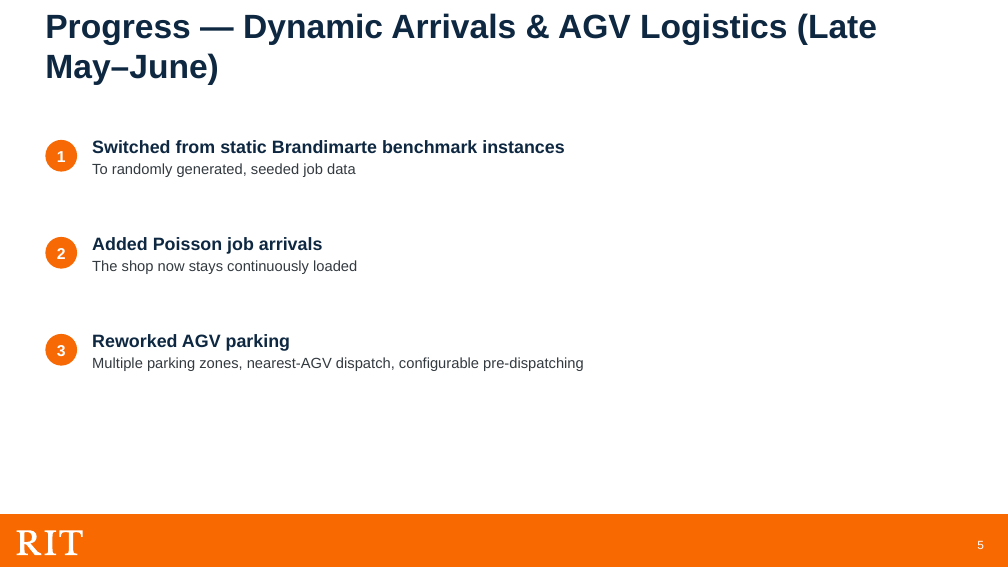
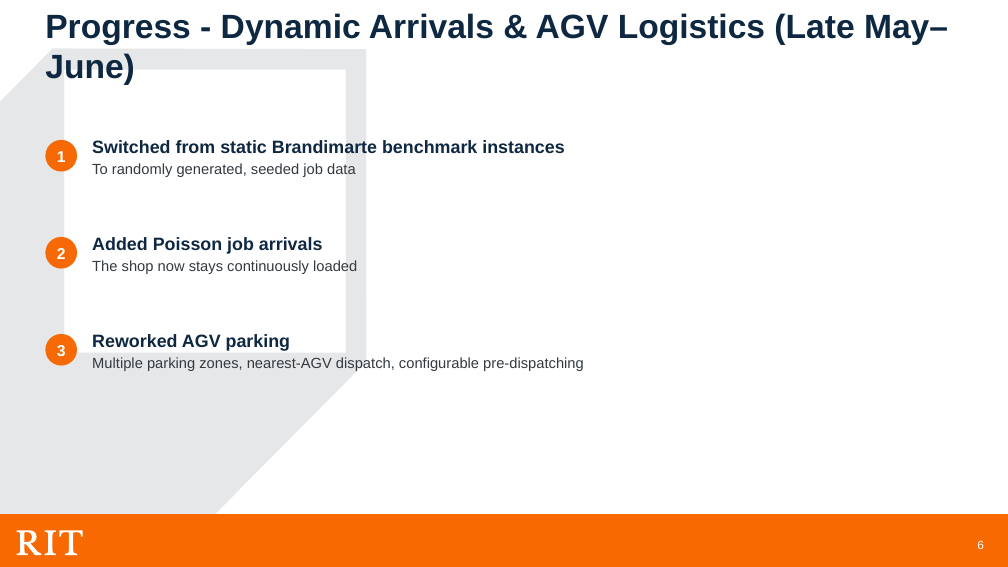
Before and after one commit to meaton96/Capstone, a slide deck: slide 6 of docs/presentation/Capstone_Planning_Presentation.pptx (slide 5 before the commit). Drawn at 1008x567 pixels with LibreOffice and Linux fonts; fonts in the diff are those of the drawing; background and template pictures are left out. Boxes give left, top, right and bottom in pixels: in the first picture for what was removed or moved away, otherwise in the second. Text is boxed around its words. In the diff, an @@ line names an element or a change of style, - is before the commit and + after.

```diff
--- a/docs/presentation/Capstone_Planning_Presentation.pptx
+++ b/docs/presentation/Capstone_Planning_Presentation.pptx
@@ text at [45,13,948,85]: text changed @@
-Progress — Dynamic Arrivals & AGV Logistics (Late May–June)
+Progress - Dynamic Arrivals & AGV Logistics (Late May–June)
@@ freeform shape added at [0,48,367,567], fill #E6E7E8 @@
```
Also in this commit, not shown: 7 other slides changed, 19 slides added, 13 slides removed, 4 other files.
